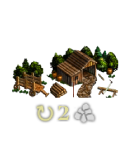
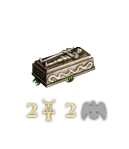
Comparing the layer stacks of the two (129, 149) images. Changes:
showed group "2 arti 2 nega moral" (6 layers) over [26, 99, 106, 121]
hid group "2 ore" (3 layers) over [35, 102, 95, 123]
added layer "Layer 54" in group "objects" over [31, 46, 96, 94]
hid "Layer 51", moved it above "Layer 53", painted on it over [11, 45, 119, 98]
